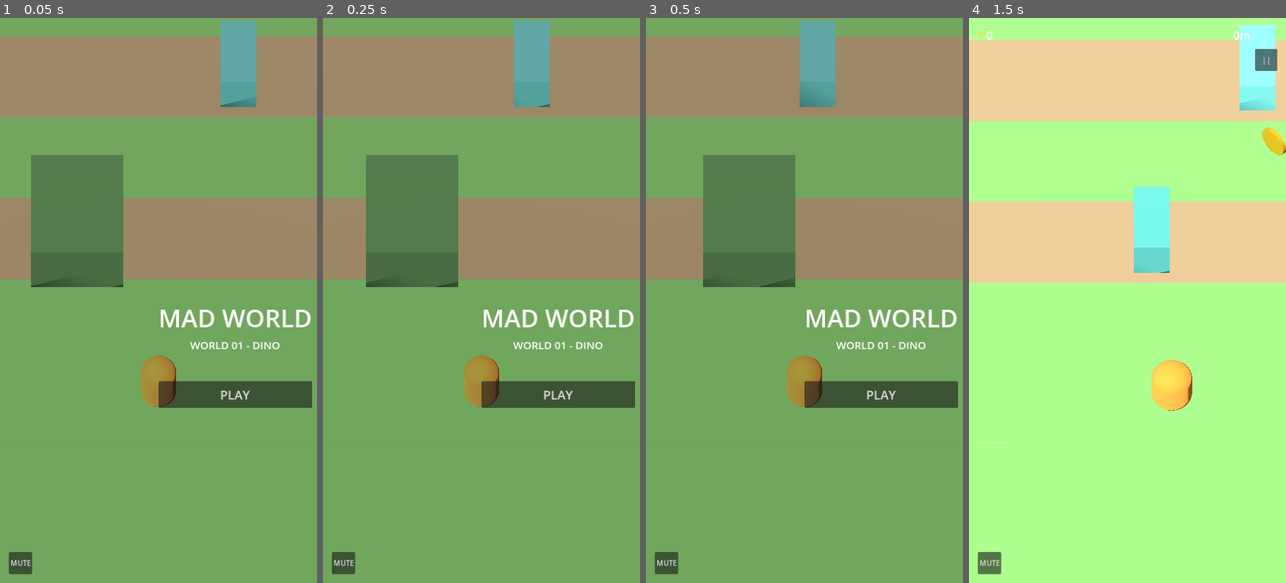
Above: before the commit, frames 1-4 (left to right).
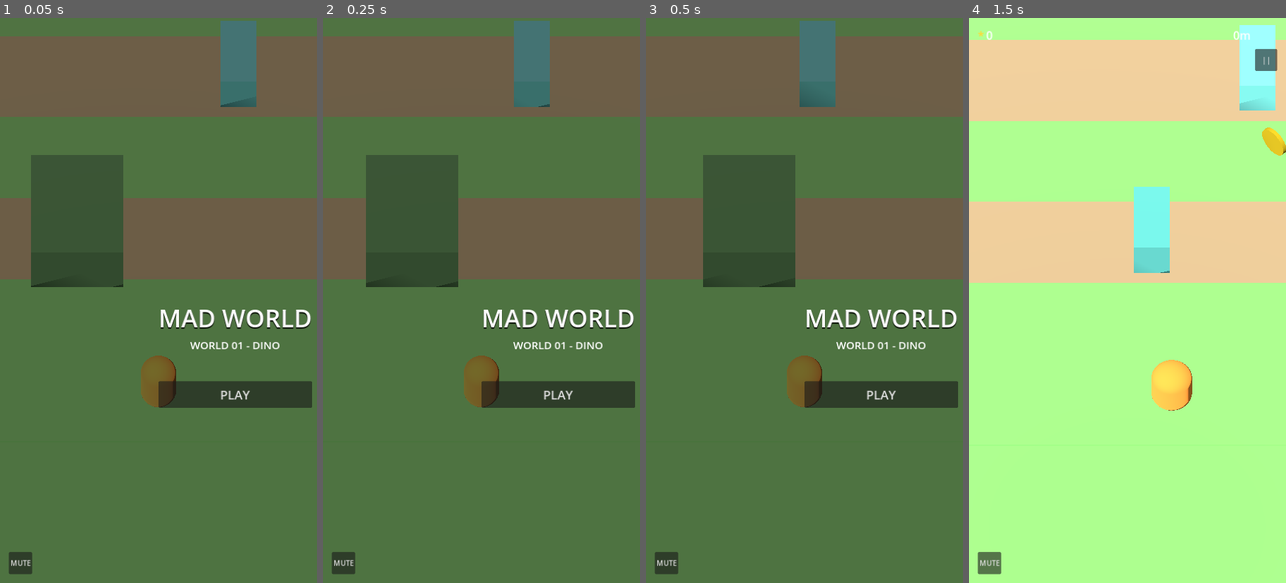
Above: after the commit, the same moments.

Repository: syhuinc/mad-world-dino
Game: Godot game, scene res://scenes/Main.tscn
The game is run twice, just before and just after one commit, with the same random seed, the same clock (stepped at 60 frames per second) and the same inputs.
Inputs (mouse positions are in pixels of both pictures, inside the frame that each line leads up to):
- Up to frame 1 (0.05 s): no input
- Up to frame 2 (0.25 s): no input
- Up to frame 3 (0.5 s): no input
- Up to frame 4 (1.5 s): click "PLAY" at 0.5 s; tap Enter at 1.25 s; move the mouse to (1197, 272) at 1.27 s; hold Right (ui_right) from 1.28 s (still down); click (1197, 272) at 1.42 s

The runs differ from the first frame. In frame 1, 97% of the frame differs, in the area x 0-100%, y 0-100%; in frame 2, 97%; in frame 3, 97%; in frame 4, nothing differs.

Commit message:
Improve title screen text legibility (verified by rendering)
Darkened the title overlay (0.35 -> 0.55 alpha) and added a drop
shadow to the "MAD WORLD" heading so it stays readable against the
busier background now that dino colors are more saturated.

Co-Authored-By: Claude Sonnet 5 <noreply@anthropic.com>
Claude-Session: https://claude.ai/code/session_01JXumaCMtYsBuuYGGebf1B7

Diff:
--- a/scripts/HUD.gd
+++ b/scripts/HUD.gd
@@ -45,7 +45,7 @@
 	add_child(title_layer)
 
 	var bg := ColorRect.new()
-	bg.color = Color(0, 0, 0, 0.35)
+	bg.color = Color(0, 0, 0, 0.55)
 	bg.set_anchors_preset(Control.PRESET_FULL_RECT)
 	title_layer.add_child(bg)
 
@@ -57,6 +57,9 @@
 	var title := Label.new()
 	title.text = "MAD WORLD"
 	title.add_theme_font_size_override("font_size", 56)
+	title.add_theme_color_override("font_shadow_color", Color(0, 0, 0, 0.8))
+	title.add_theme_constant_override("shadow_offset_x", 0)
+	title.add_theme_constant_override("shadow_offset_y", 3)
 	title.horizontal_alignment = HORIZONTAL_ALIGNMENT_CENTER
 	vbox.add_child(title)
 
